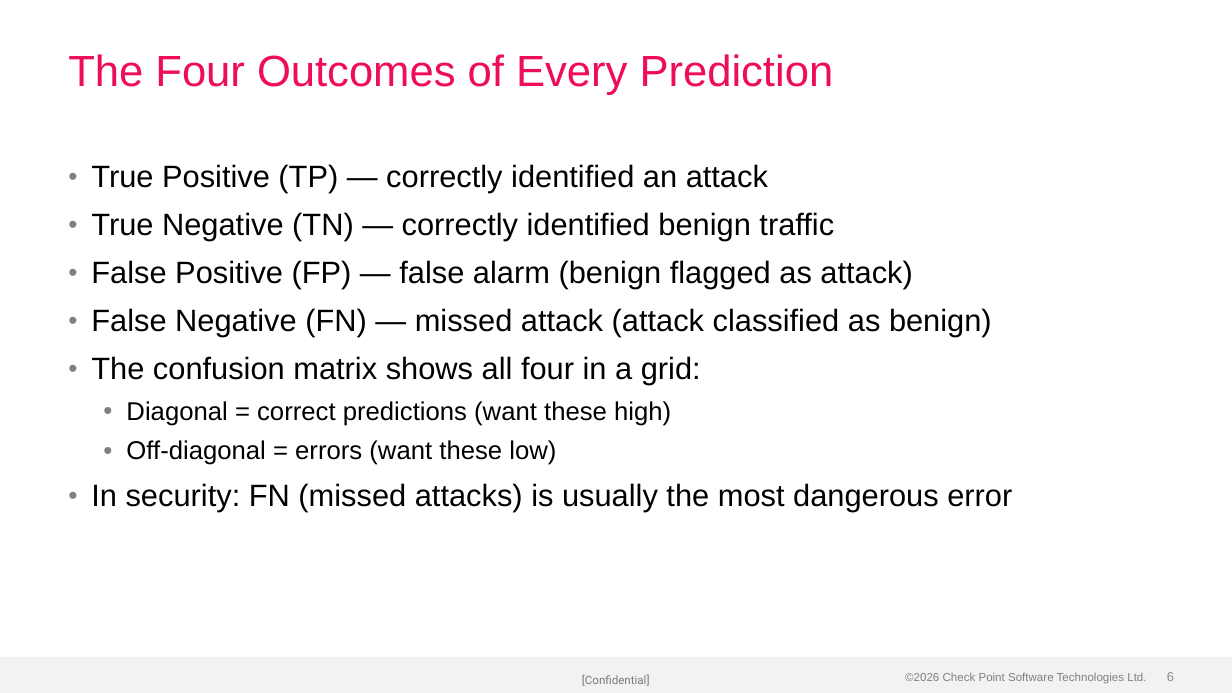
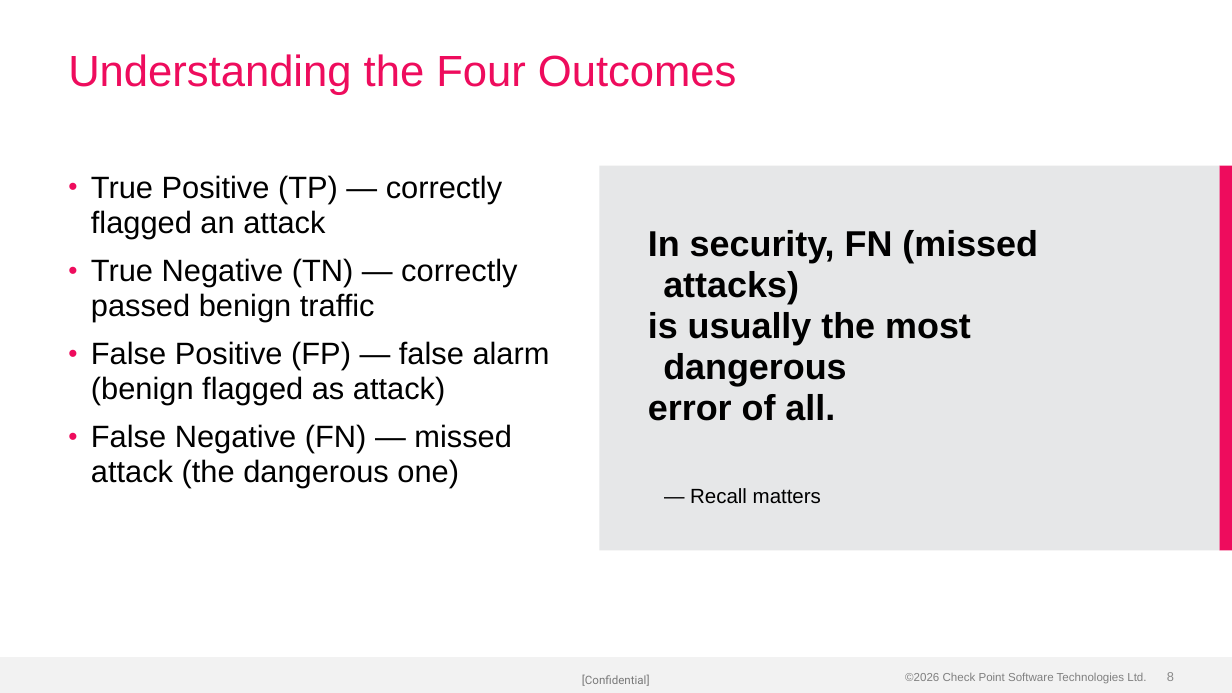
Before and after one commit to alshawwaf/ai-basic-training, a slide deck: slide 8 of stage1_classic_ml/05_model_evaluation/Lecture-5-Model-Evaluation.pptx (slide 6 before the commit). Drawn at 1232x693 pixels with LibreOffice and Linux fonts; fonts in the diff are those of the drawing; background and template pictures are left out. Boxes give left, top, right and bottom in pixels: in the first picture for what was removed or moved away, otherwise in the second. Text is boxed around its words. In the diff, an @@ line names an element or a change of style, - is before the commit and + after.

Commit message:
Rebuild Lecture-5 with charts and visual layouts
5 embedded images: accuracy trap comparison, confusion matrix heatmap,
precision/recall/F1 metric cards, ROC curve, precision-recall tradeoff
chart. Uses 2-Column, Bullets+Pull Quote, and Title Only layouts.

```diff
--- a/stage1_classic_ml/05_model_evaluation/Lecture-5-Model-Evaluation.pptx
+++ b/stage1_classic_ml/05_model_evaluation/Lecture-5-Model-Evaluation.pptx
@@ title at box(68, 54, 737, 95): text changed @@
-The Four Outcomes of Every Prediction
+Understanding the Four Outcomes
@@ text "True Positive (TP) — correctly ...": place and size @@
-text "True Positive (TP) — correctly ..." at box(91, 164, 1012, 512)
+text "True Positive (TP) — correctly ..." at box(91, 175, 550, 488)
@@ text at box(91, 175, 517, 322): text changed @@
-• True Positive (TP) — correctly identified an attack
-• True Negative (TN) — correctly identified benign traffic
+• True Positive (TP) — correctly flagged an attack
+• True Negative (TN) — correctly passed benign traffic
@@ rectangle added at box(599, 165, 1219, 550), fill #E6E7E8 @@
@@ rectangle added at box(1219, 165, 1232, 550), fill #EE0C5D @@
@@ text added at box(648, 230, 1038, 421), 28 pt, text #000000, bold @@
+In security, FN (missed attacks)
+is usually the most dangerous
+error of all.
@@ text at box(91, 424, 512, 488): text changed @@
-• False Negative (FN) — missed attack (attack classified as benign)
-• The confusion matrix shows all four in a grid:
-  • Diagonal = correct predictions (want these high)
-  • Off-diagonal = errors (want these low)
-• In security: FN (missed attacks) is usually the most dangerous error
+• False Negative (FN) — missed attack (the dangerous one)
@@ text added at box(690, 488, 821, 504), 16 pt, text #000000 @@
+— Recall matters
```
Also in this commit, not shown: 10 other slides changed, 5 slides added, 3 slides removed.
